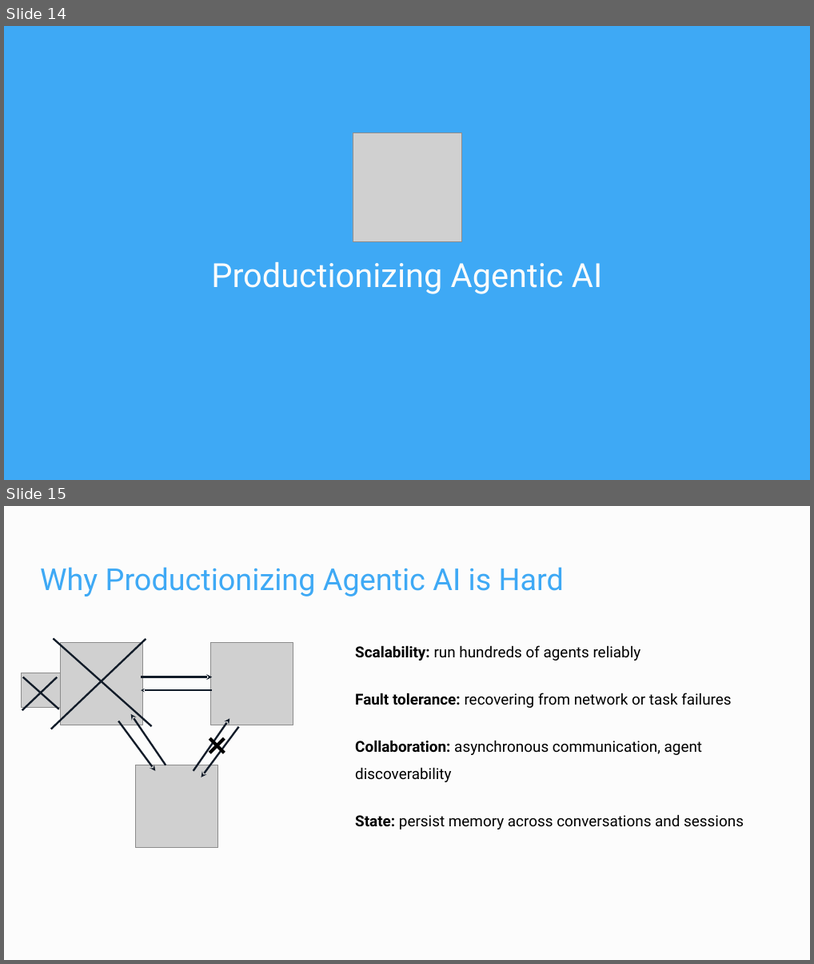
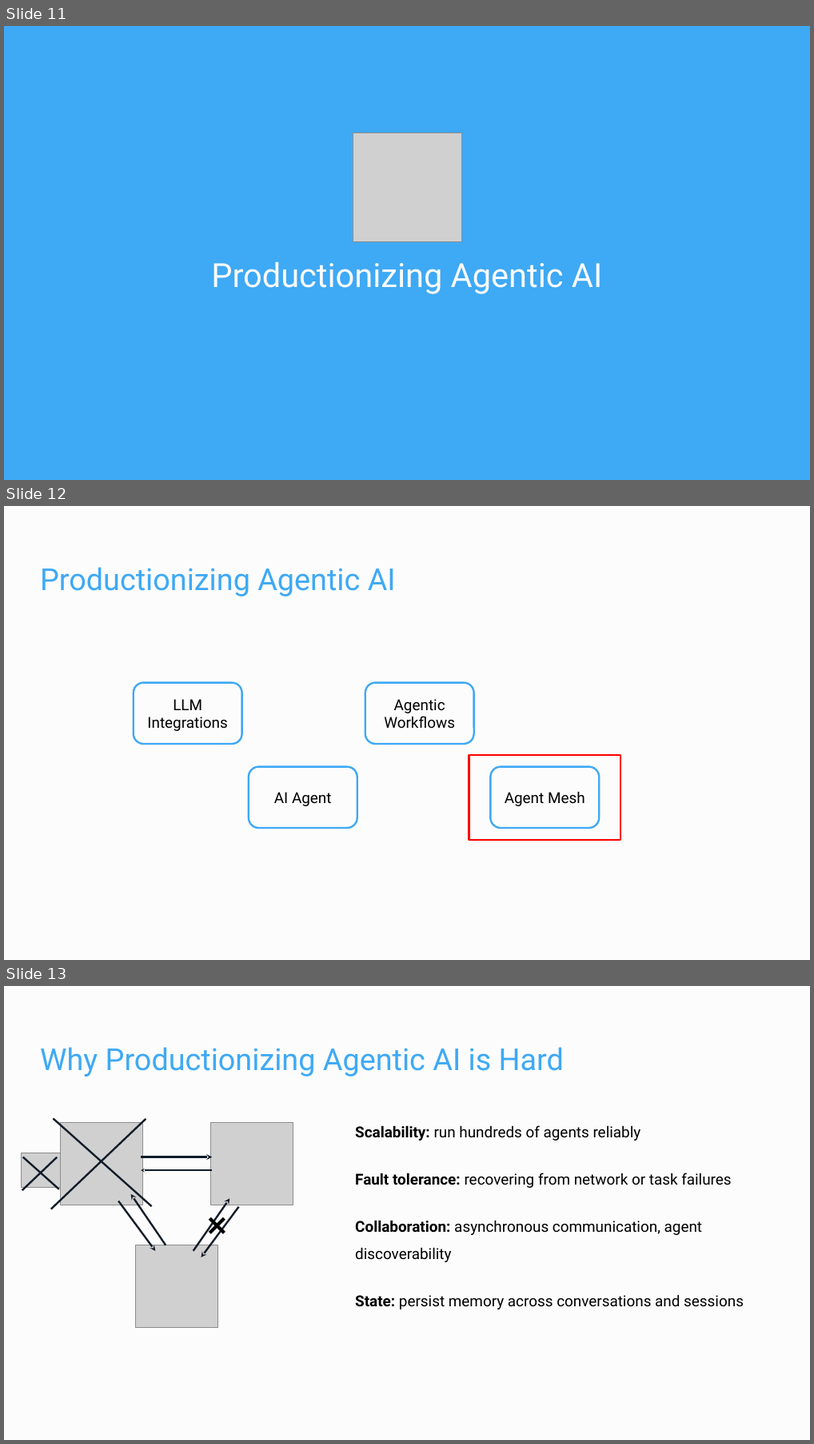
Before and after one commit to Dzvezdana/pydata_workshop_september2025, a slide deck: workshop/dapr_pydata_2025.pptx. Shown one above the other, each under a label of ours: slides 14 and 15 before the commit, slides 11, 12 and 13 after it. The pictures are 814x964 and 814x1444 pixels, drawn with LibreOffice and Linux fonts; fonts in the diff are those of the drawing; grey boxes stand for pictures. Boxes give left, top, right and bottom in pixels: in the first picture for what was removed or moved away, otherwise in the second. Text is boxed around its words. In the diff, an @@ line names an element or a change of style, - is before the commit and + after.

```diff
--- a/workshop/dapr_pydata_2025.pptx
+++ b/workshop/dapr_pydata_2025.pptx
@@ slide 12 added at [4, 506, 810, 960], background #FCFCFC @@
@@ title added at [40, 567, 396, 596], 36 pt, text #3EA9F5 @@
+Productionizing Agentic AI
@@ rounded rectangle added at [134, 683, 242, 744], fill #FCFCFC, outline #3EA9F5 2.25 pt, 18 pt, text #000000 @@
+LLM Integrations
@@ rounded rectangle added at [366, 683, 474, 744], fill #FCFCFC, outline #3EA9F5 2.25 pt, 18 pt, text #000000 @@
+Agentic Workflows
@@ rounded rectangle added at [249, 767, 358, 828], fill #FCFCFC, outline #3EA9F5 2.25 pt, 18 pt, text #000000 @@
+AI Agent
@@ rectangle added at [470, 755, 621, 840], outline #FF0000 2.25 pt @@
@@ rounded rectangle added at [491, 767, 600, 828], fill #FCFCFC, outline #3EA9F5 2.25 pt, 18 pt, text #000000 @@
+Agent Mesh
@@ what was slide 14 is now slide 11 @@
@@ what was slide 15 is now slide 13 @@
```
Also in this commit, not shown: 5 slides changed, 3 slides removed, 1 other file.
